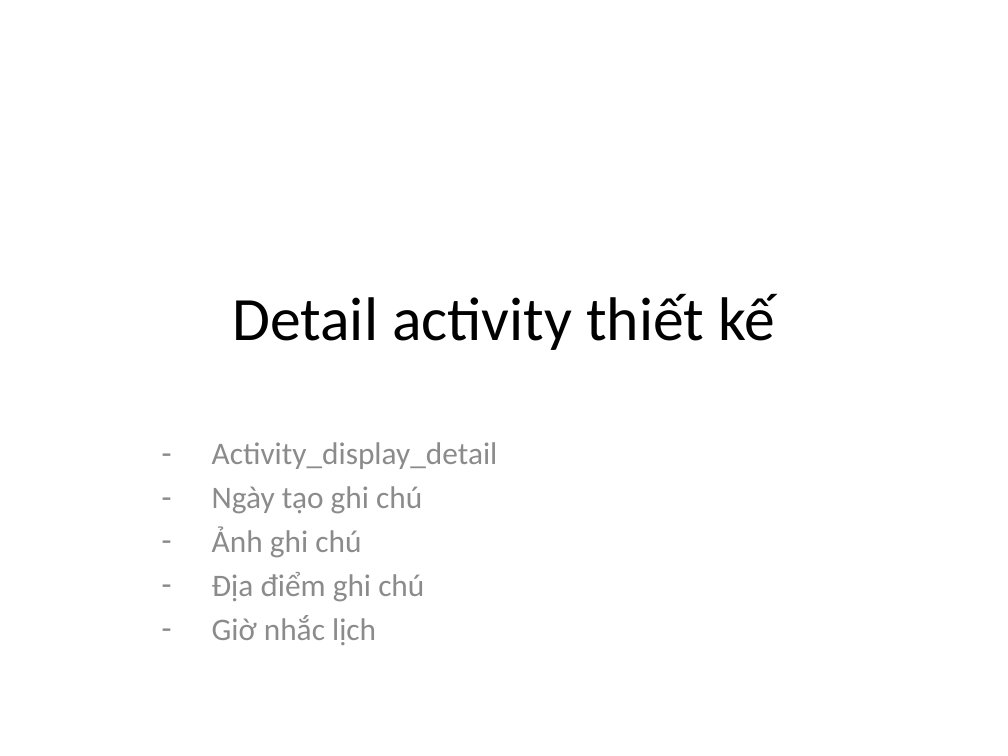
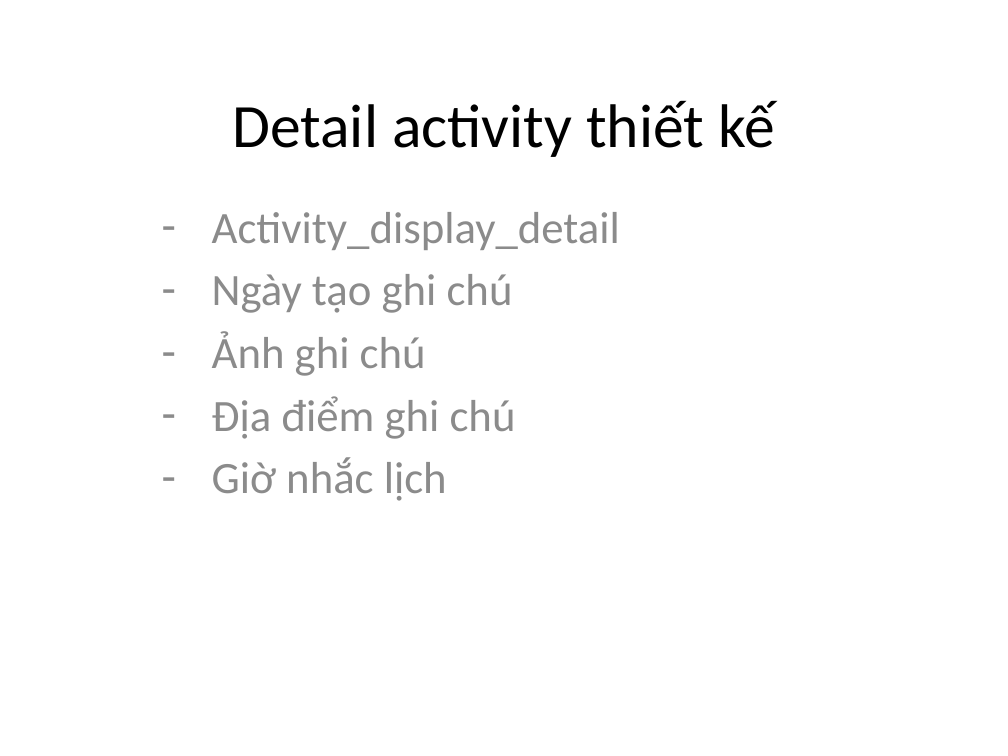
Before and after one commit to phamtuanchip/android, a slide deck: slide 18 of Mon Ky thuat lap trinh.pptx. Drawn at 1008x756 pixels with LibreOffice and Linux fonts; fonts in the diff are those of the drawing. Boxes give left, top, right and bottom in pixels: in the first picture for what was removed or moved away, otherwise in the second. Text is boxed around its words. In the diff, an @@ line names an element or a change of style, - is before the commit and + after.

```diff
--- a/Mon Ky thuat lap trinh.pptx
+++ b/Mon Ky thuat lap trinh.pptx
@@ title "Detail activity thiết kế": place and size @@
-title "Detail activity thiết kế" at <box>232,293,775,350</box>
+title "Detail activity thiết kế" at <box>232,100,775,157</box>
@@ subtitle "Activity_display_detail": place and size @@
-subtitle "Activity_display_detail" at <box>212,442,498,645</box>
+subtitle "Activity_display_detail" at <box>212,212,620,501</box>
@@ subtitle "Activity_display_detail" at <box>212,212,620,501</box>: size 22.4 to 32 pt; more space between paragraphs @@
```
Also in this commit, not shown: 16 other slides changed, 7 slides added, 10 slides removed, 1 other file.
